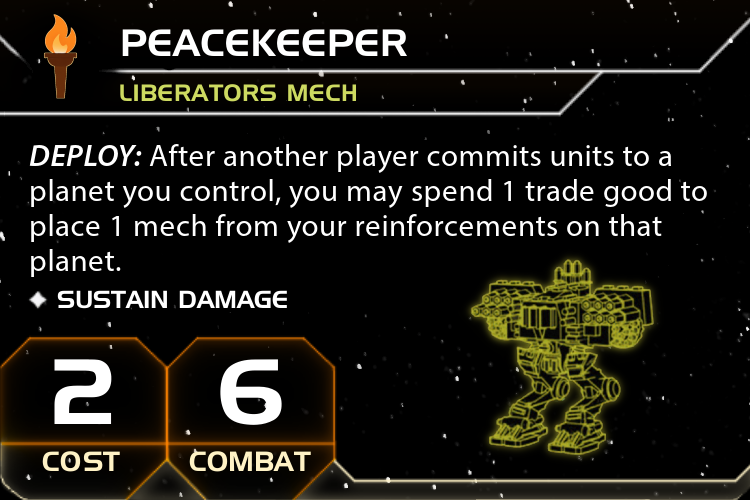
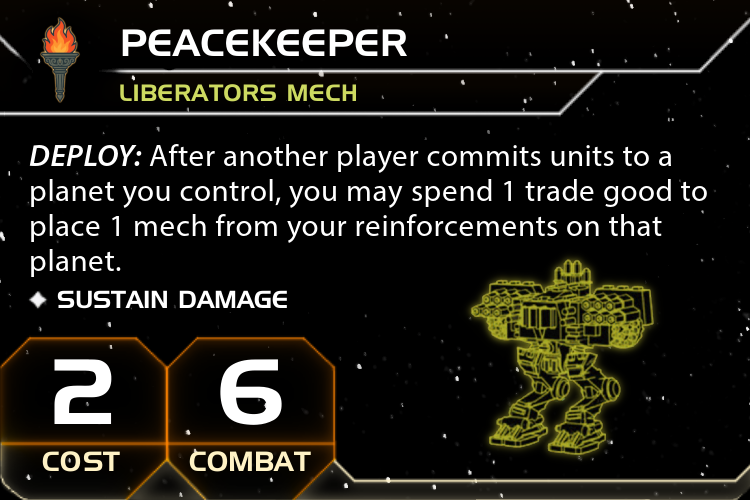
Layered file, before and after one edit (750x500). Changes by layer:
added layer "Pasted Layer copy" in group "Faction Symbol" over box(39, 16, 81, 104)
hid "icon.png" over box(43, 14, 78, 100)